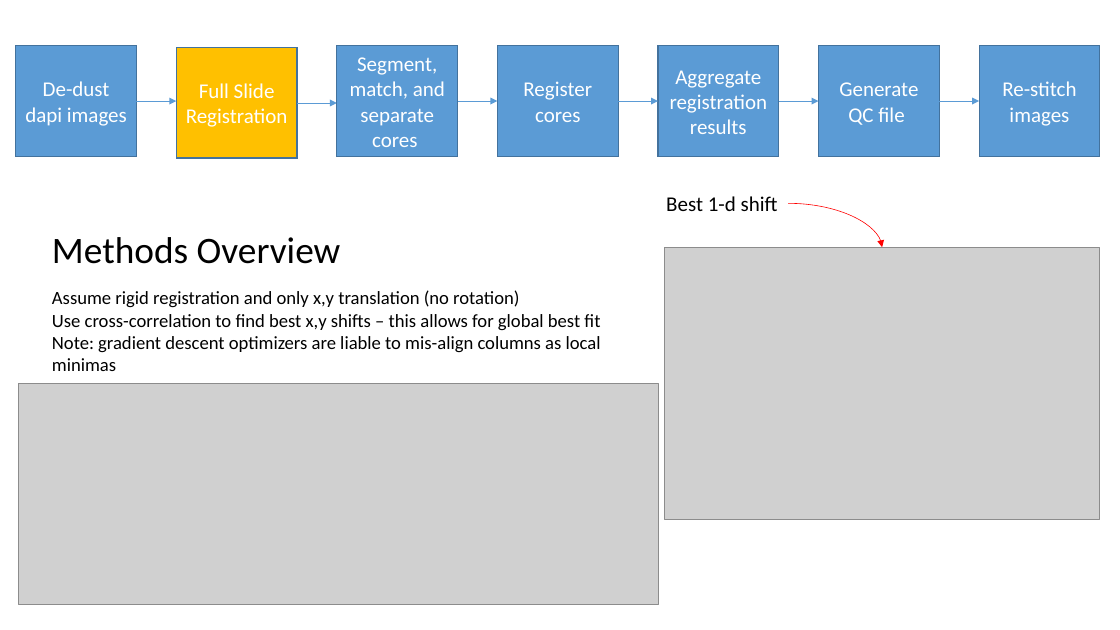
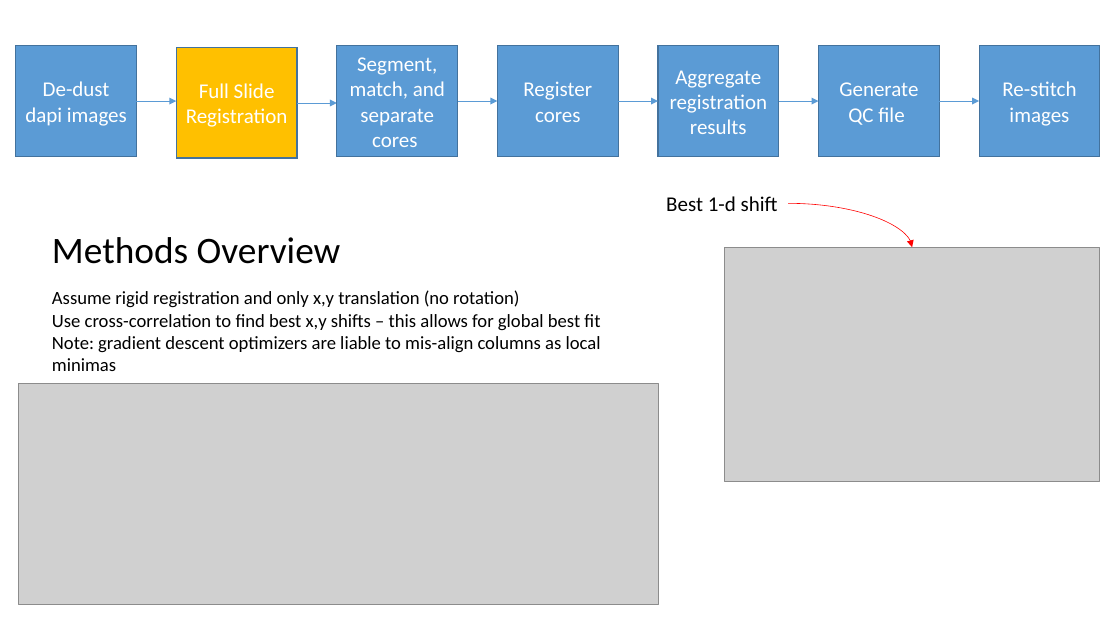
Before and after one commit to nathanieljevans/cyclicIF_registration, a slide deck: slide 7 of docs/pipeline_overview.pptx (slide 6 before the commit). Drawn at 1120x630 pixels with LibreOffice and Linux fonts; fonts in the diff are those of the drawing; grey boxes stand for pictures. Boxes give left, top, right and bottom in pixels: in the first picture for what was removed or moved away, otherwise in the second. Text is boxed around its words. In the diff, an @@ line names an element or a change of style, - is before the commit and + after.

```diff
--- a/docs/pipeline_overview.pptx
+++ b/docs/pipeline_overview.pptx
@@ curved arrow moved from (788, 203) - (882, 247) to (788, 203) - (912, 247) @@
@@ picture: place and size @@
-picture at [665, 247, 1100, 519]
+picture at [724, 247, 1100, 481]
```
Also in this commit, not shown: 2 other slides changed, 1 slide added, 1 slide removed, 14 other files.
